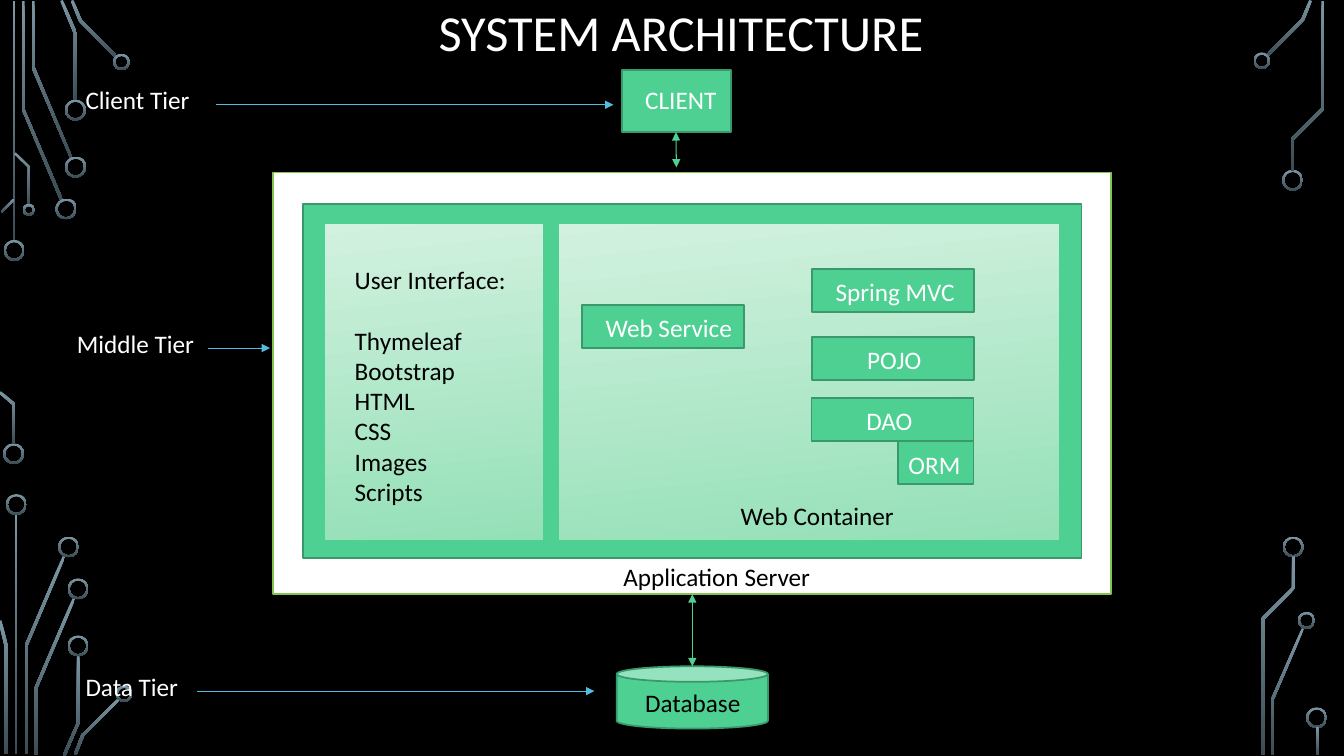
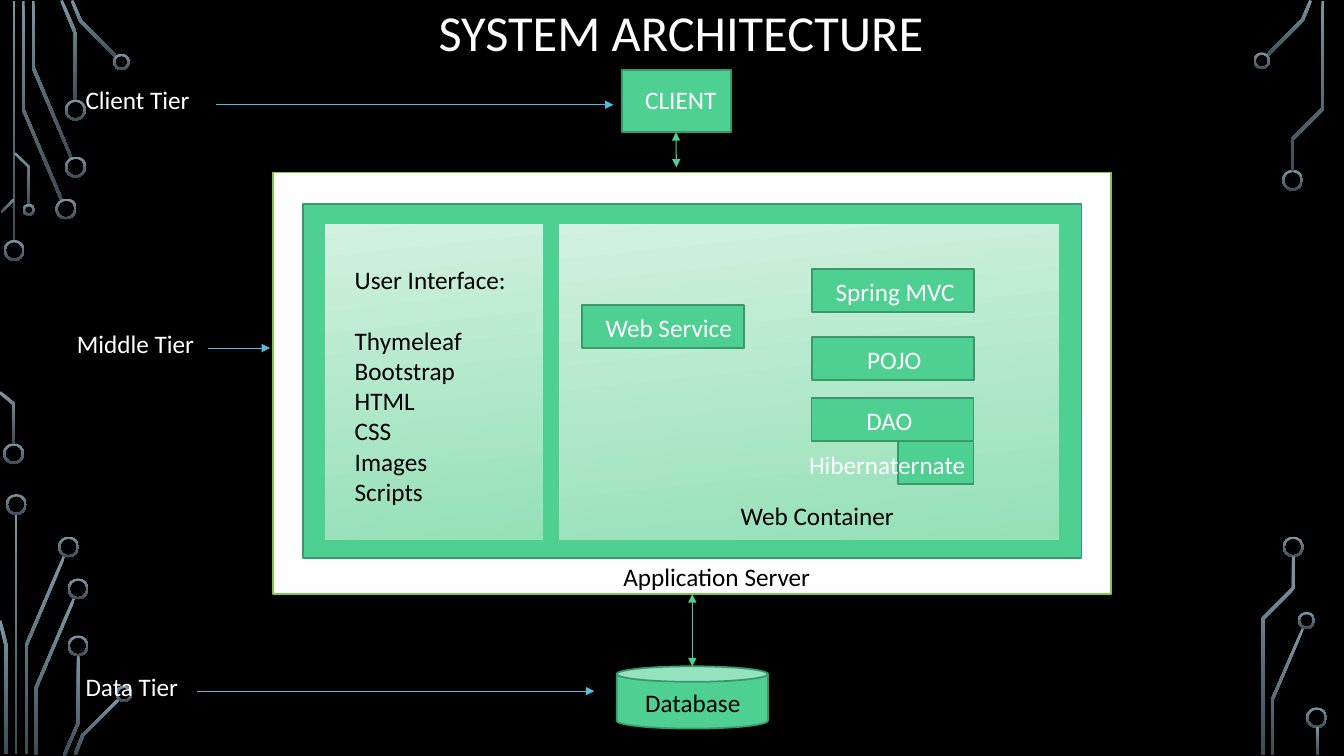
Before and after one commit to JohnLawal/SALMANS, a slide deck: slide 5 of Technical Documentation/projectpresentation.pptx (slide 7 before the commit). Drawn at 1344x756 pixels with LibreOffice and Linux fonts; fonts in the diff are those of the drawing; background and template pictures are left out. Boxes give left, top, right and bottom in pixels: in the first picture for what was removed or moved away, otherwise in the second. Text is boxed around its words. In the diff, an @@ line names an element or a change of style, - is before the commit and + after.

```diff
--- a/Technical Documentation/projectpresentation.pptx
+++ b/Technical Documentation/projectpresentation.pptx
@@ text at [809,454,965,481]: text changed @@
-ORM
+Hibernaternate
```
Also in this commit, not shown: 2 other slides changed, 7 slides added, 2 slides removed, 6 other files.
